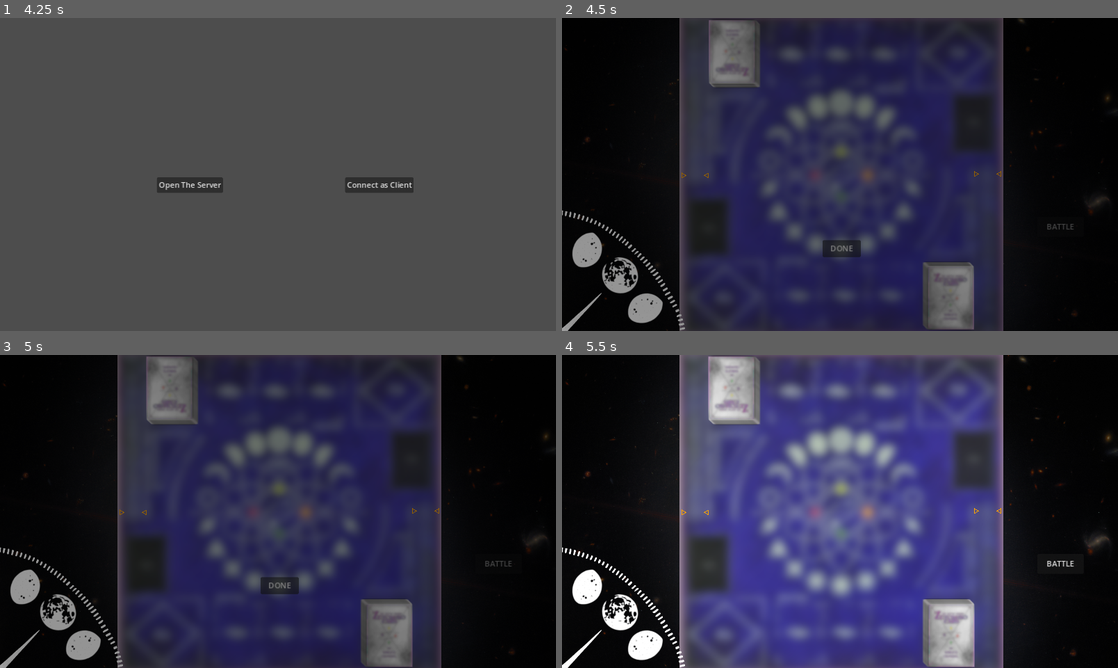
Above: before the commit, frames 1-4 (two rows, left to right).
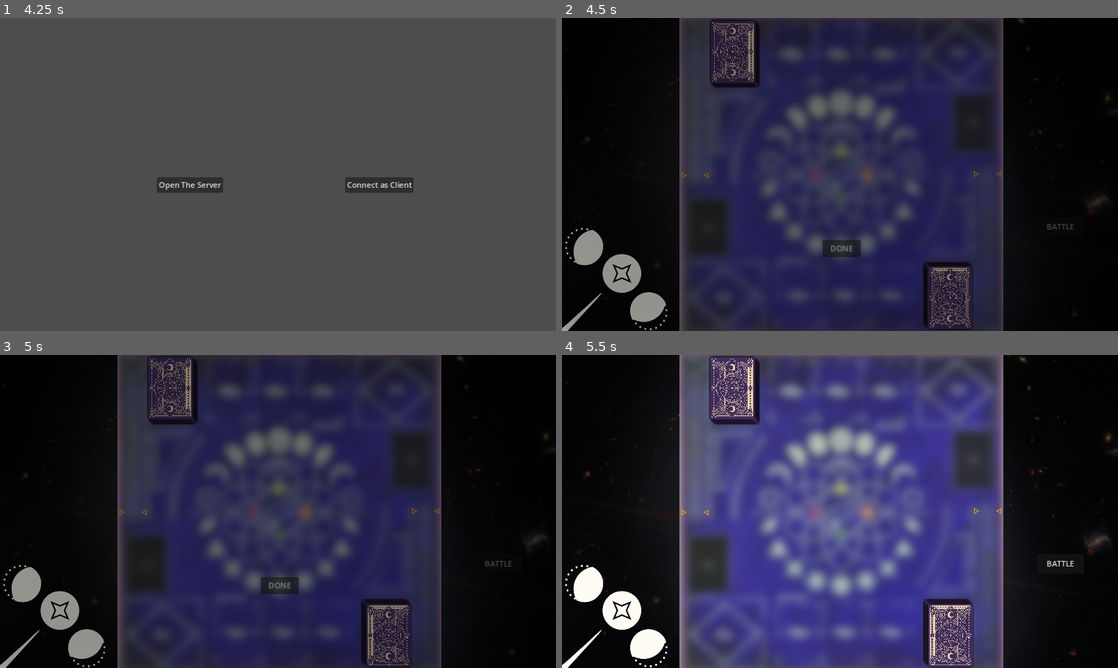
Above: after the commit, the same moments.

Repository: juntz/ZtmyCard
Game: Godot game, scene res://title.tscn
Two runs of this game, one before a commit and one after it. Both use one fixed random seed, a clock stepped at 60 frames per second and the inputs below.
Inputs (mouse positions are in pixels of both pictures, inside the frame that each line leads up to):
- Up to frame 1 (4.25 s): tap Enter at 0.5 s; move the mouse to (400, 158) at 0.52 s; tap Down (scroll_down) at 0.6, 2.1 s; click (400, 158) at 0.67 s; move the mouse to (166, 190) at 1.27 s; tap Page Up (scroll_up) at 1.35, 2.85 s; click (166, 190) at 1.42 s; move the mouse to (333, 105) at 2.02 s; click (333, 105) at 2.17 s; tap Space at 2.75 s; move the mouse to (250, 237) at 2.77 s; click (250, 237) at 2.92 s; click "MULTIPLAYER" at 3.5 s
- Up to frame 2 (4.5 s): click "Open The Server" at 4.25 s
- Up to frame 3 (5 s): no input
- Up to frame 4 (5.5 s): click "DONE" at 5 s

Frame 1 is identical in both runs. In frame 2, 4.7% of the frame differs, in the area x 0-75%, y 0-100%; in frame 3, 4.8%; in frame 4, 5.1%.
Error in both runs: Attempt to call function 'set_size_override' in base 'null instance' on a null instance. (res://scripts/card.gd:138)

Commit message:
feat(resource): update images
change card backing image and chronos image

Diff:
--- a/card.tscn
+++ b/card.tscn
@@ -3,7 +3,7 @@
 [ext_resource type="Script" path="res://scripts/card.gd" id="1_heoxq"]
 [ext_resource type="Texture2D" uid="uid://cc57ub34dl8hl" path="res://resources/card_shadow.png" id="2_fv8du"]
 [ext_resource type="Texture2D" uid="uid://11mywxu8l3si" path="res://resources/card_sample.png" id="3_v70mh"]
-[ext_resource type="Texture2D" uid="uid://dl62dt4bpgv8w" path="res://resources/card_backing.webp" id="4_pdc3w"]
+[ext_resource type="Texture2D" uid="uid://bcfet1maebuif" path="res://resources/card-backing-color.png" id="4_yvf2j"]
 
 [sub_resource type="RectangleShape2D" id="RectangleShape2D_cmwe8"]
 size = Vector2(92, 128)
@@ -20,8 +20,8 @@
 texture = ExtResource("3_v70mh")
 
 [node name="CardBack" type="Sprite2D" parent="."]
-scale = Vector2(0.13, 0.13)
-texture = ExtResource("4_pdc3w")
+scale = Vector2(0.093, 0.093)
+texture = ExtResource("4_yvf2j")
 
 [node name="CollisionShape2D" type="CollisionShape2D" parent="."]
 shape = SubResource("RectangleShape2D_cmwe8")
--- a/main.tscn
+++ b/main.tscn
@@ -11,7 +11,6 @@
 [ext_resource type="Script" path="res://scripts/game_master.gd" id="10_0l7ah"]
 [ext_resource type="Script" path="res://scripts/enchant_processor.gd" id="10_vjxuj"]
 [ext_resource type="Texture2D" uid="uid://b0h36ixhyg48w" path="res://resources/second_hand.png" id="11_3o78s"]
-[ext_resource type="Texture2D" uid="uid://y07q6n0p0484" path="res://resources/chronos_outline.png" id="12_crcbc"]
 
 [node name="Main" type="Node2D"]
 script = ExtResource("1_m1pte")
@@ -71,8 +70,7 @@
 texture = ExtResource("5_d542b")
 
 [node name="Chronos" type="Sprite2D" parent="Chronos"]
-rotation = 3.14159
-scale = Vector2(0.49, 0.49)
+scale = Vector2(0.58, 0.58)
 texture = ExtResource("8_mehti")
 
 [node name="GameMaster" type="Node" parent="."]
@@ -91,12 +89,6 @@
 scale = Vector2(0.72, 0.72)
 texture = ExtResource("11_3o78s")
 
-[node name="ChronosOutline" type="Sprite2D" parent="."]
-position = Vector2(-71, 727)
-rotation = 2.03331
-scale = Vector2(0.745, 0.745)
-texture = ExtResource("12_crcbc")
-
 [connection signal="battle_end" from="GameMaster" to="Chronos" method="_on_turn_end"]
 
 [editable path="Opponent"]
Not shown: 1 places in main.tscn that only renumber resources
Binary file added: resources/card-backing-color.png
Not shown, changed: resources/card-backing-color.png.import
Binary file removed: resources/card_backing.webp
Not shown, removed: resources/card_backing.webp.import
Binary file changed: resources/chronos.png
Binary file removed: resources/chronos_outline.png
